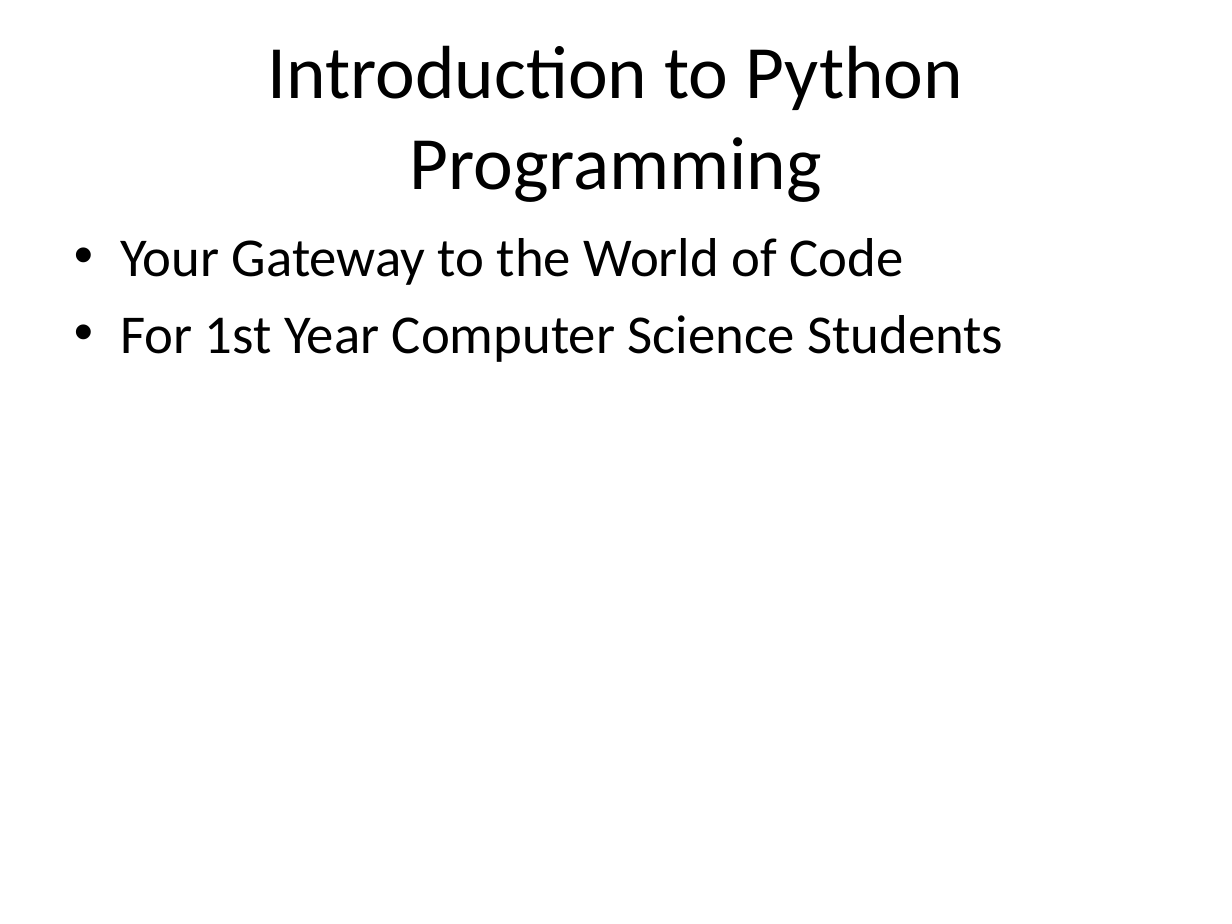
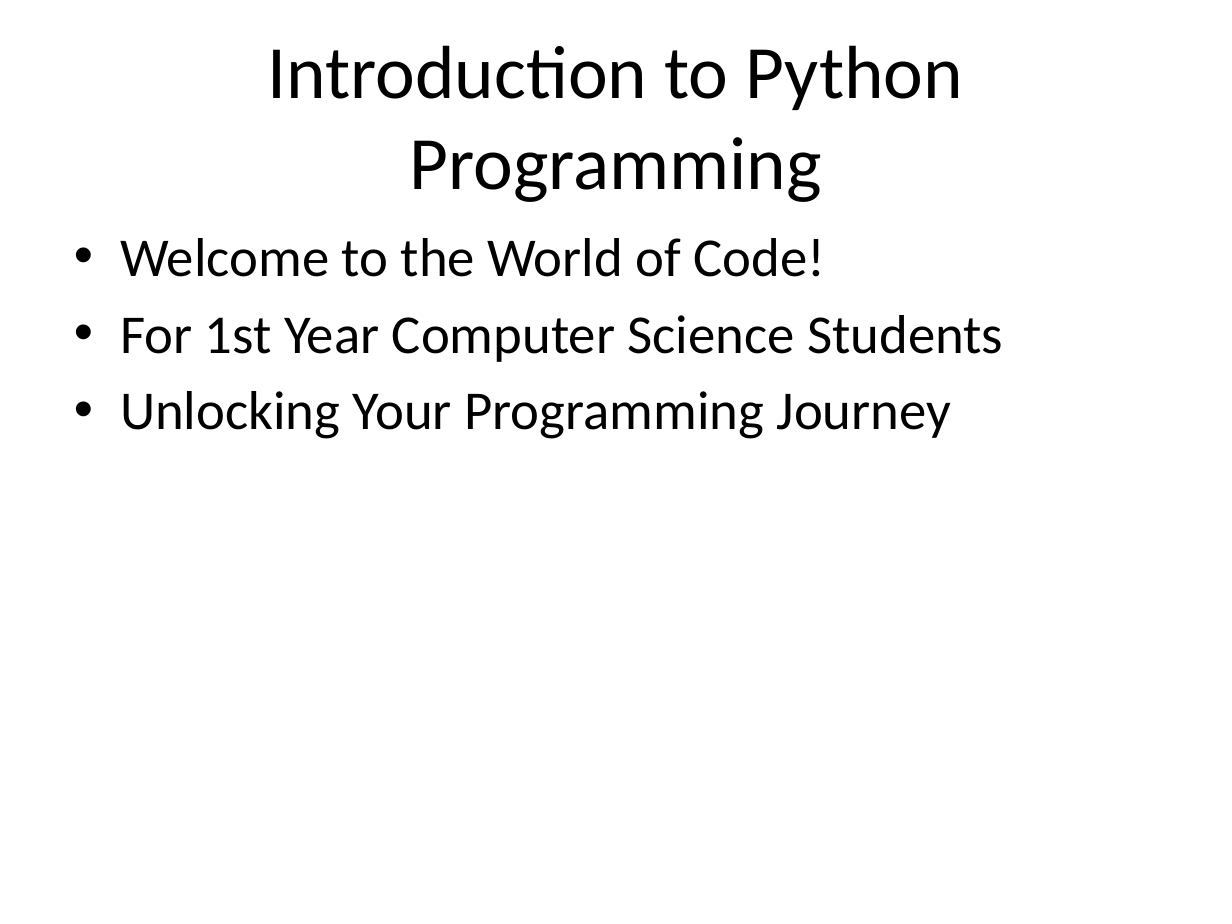
Before and after one commit to priyanshu-k712/NLC-Assignment, a slide deck: slide 1 of data/output.pptx. Drawn at 1232x924 pixels with LibreOffice and Linux fonts; fonts in the diff are those of the drawing. Boxes give left, top, right and bottom in pixels: in the first picture for what was removed or moved away, otherwise in the second. Text is boxed around its words. In the diff, an @@ line names an element or a change of style, - is before the commit and + after.

```diff
--- a/data/output.pptx
+++ b/data/output.pptx
@@ text at <box>120,238,825,277</box>: text changed @@
-• Your Gateway to the World of Code
+• Welcome to the World of Code!
@@ text at <box>120,391,952,439</box>: paragraph added @@
+• Unlocking Your Programming Journey
```
Also in this commit, not shown: 10 other slides changed, 6 slides added, 4 slides removed, 2 other files.
